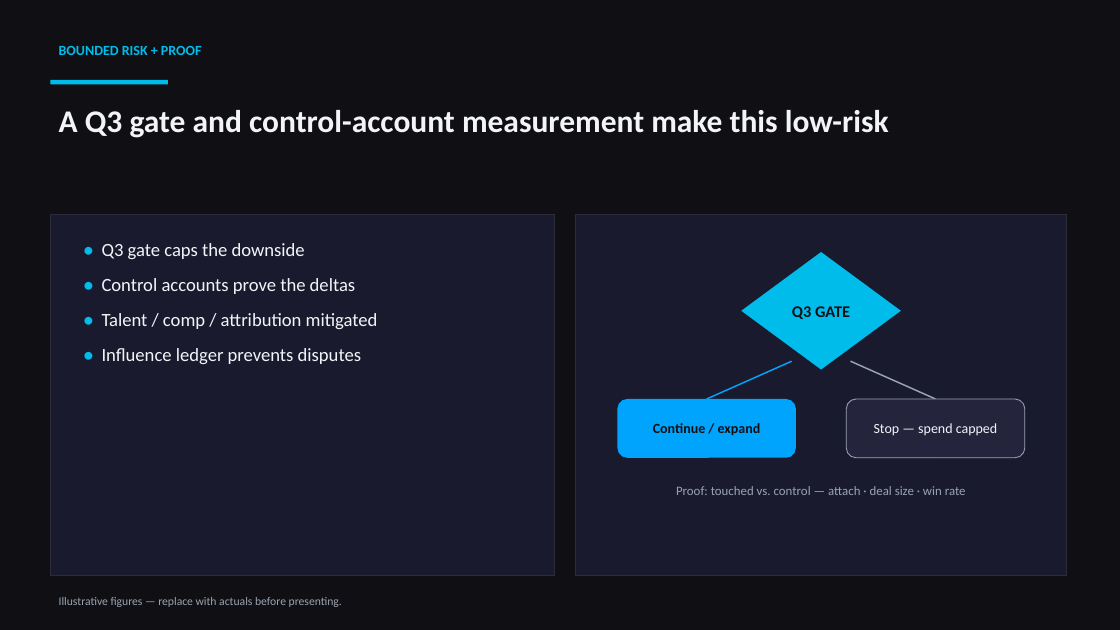
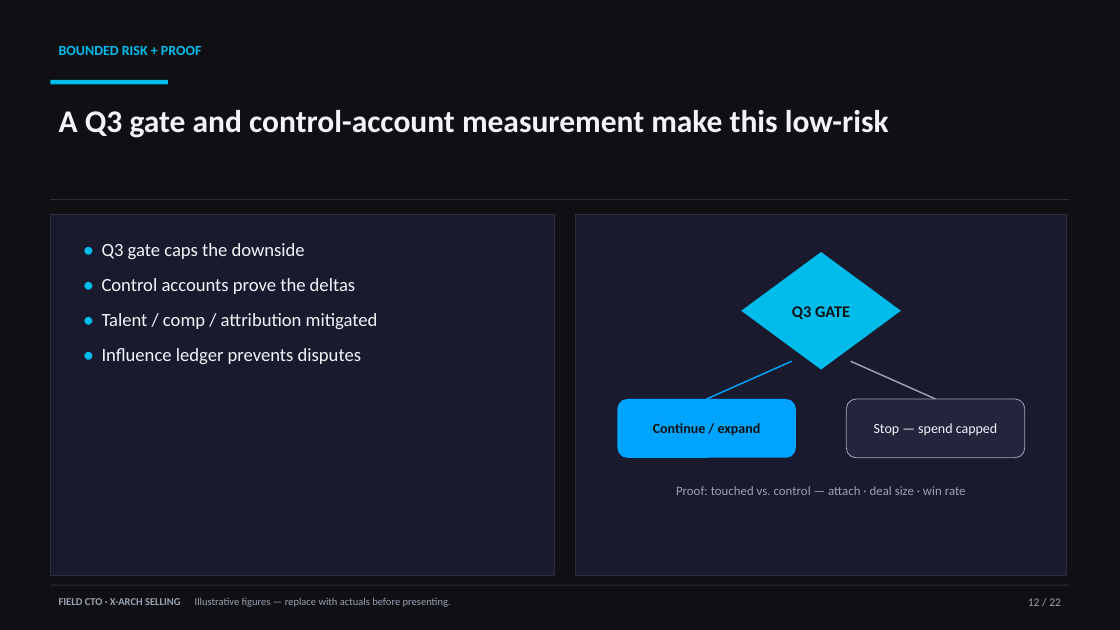
Before and after one commit to rcasey1978/FieldCTO_TacticalSelling, a slide deck: slide 12 of Field-CTO-XArch-Business-Case.pptx. Drawn at 1120x630 pixels with LibreOffice and Linux fonts; fonts in the diff are those of the drawing. Boxes give left, top, right and bottom in pixels: in the first picture for what was removed or moved away, otherwise in the second. Text is boxed around its words. In the diff, an @@ line names an element or a change of style, - is before the commit and + after.

```diff
--- a/Field-CTO-XArch-Business-Case.pptx
+++ b/Field-CTO-XArch-Business-Case.pptx
@@ rectangle added at box(50, 199, 1070, 200), fill #2C2C3A @@
@@ rectangle added at box(50, 585, 1070, 586), fill #2C2C3A @@
@@ text at box(59, 597, 451, 607): text changed; size 10 to 9 pt @@
-Illustrative figures — replace with actuals before presenting.
+FIELD CTO · X-ARCH SELLING Illustrative figures — replace with actuals before presenting.
@@ text added at box(1028, 598, 1061, 606), 10 pt, text #9AA3B2 @@
+12 / 22
```
Also in this commit, not shown: 21 other slides changed, 2 other files.
